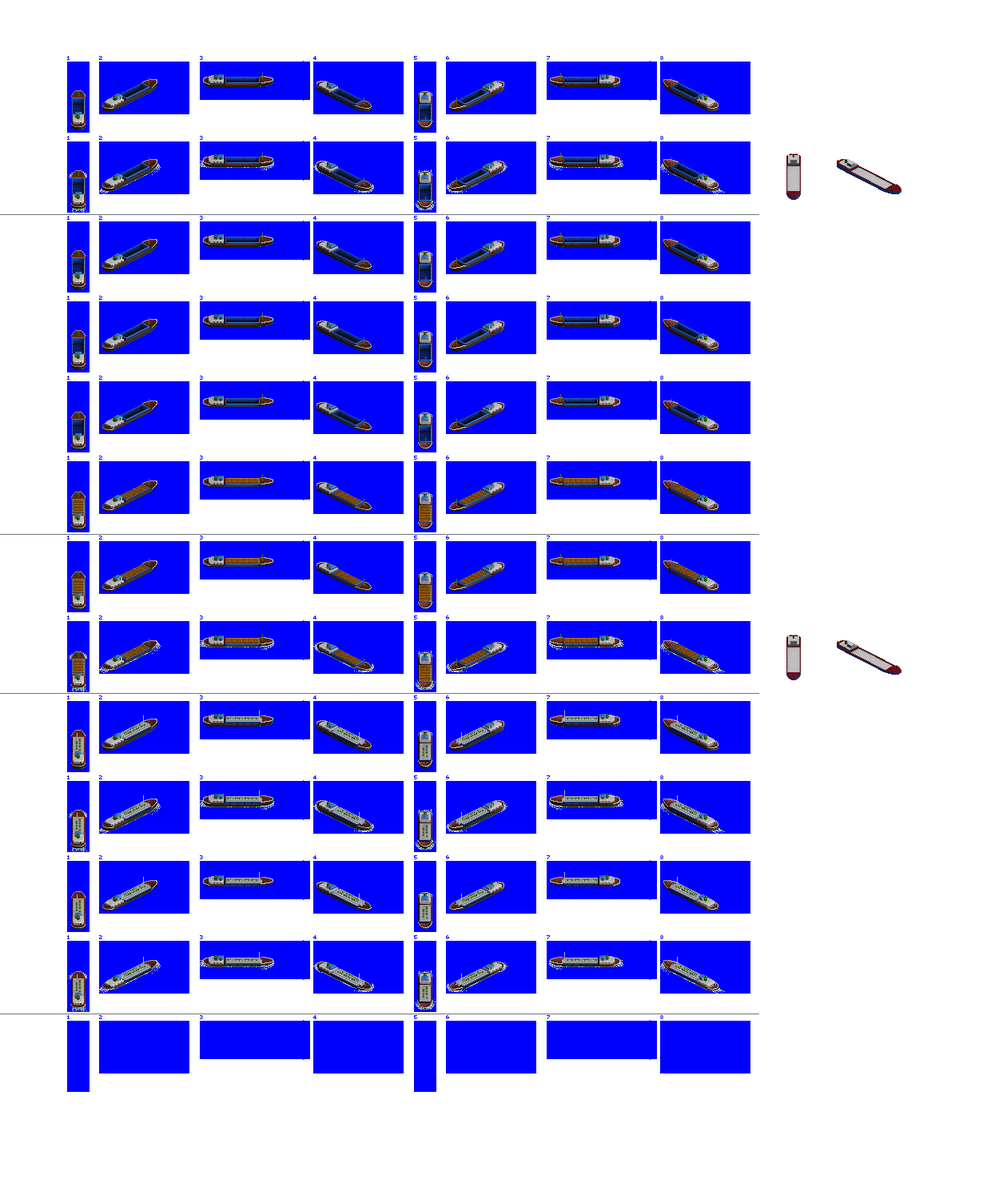
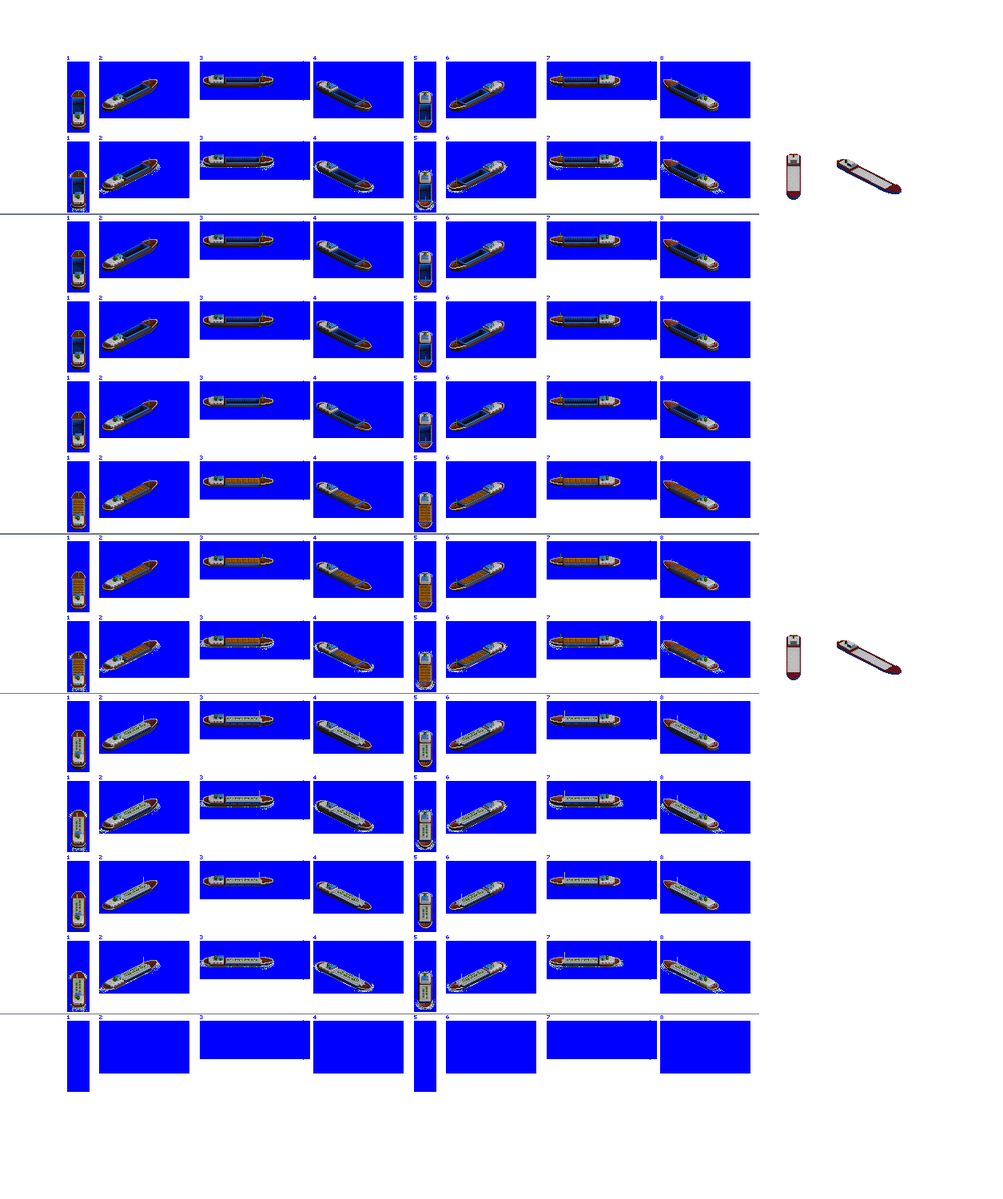
Layer changes from the first w=1003, h=1199 image to the second:
painted on "blue bg" over [0, 114, 760, 678]
